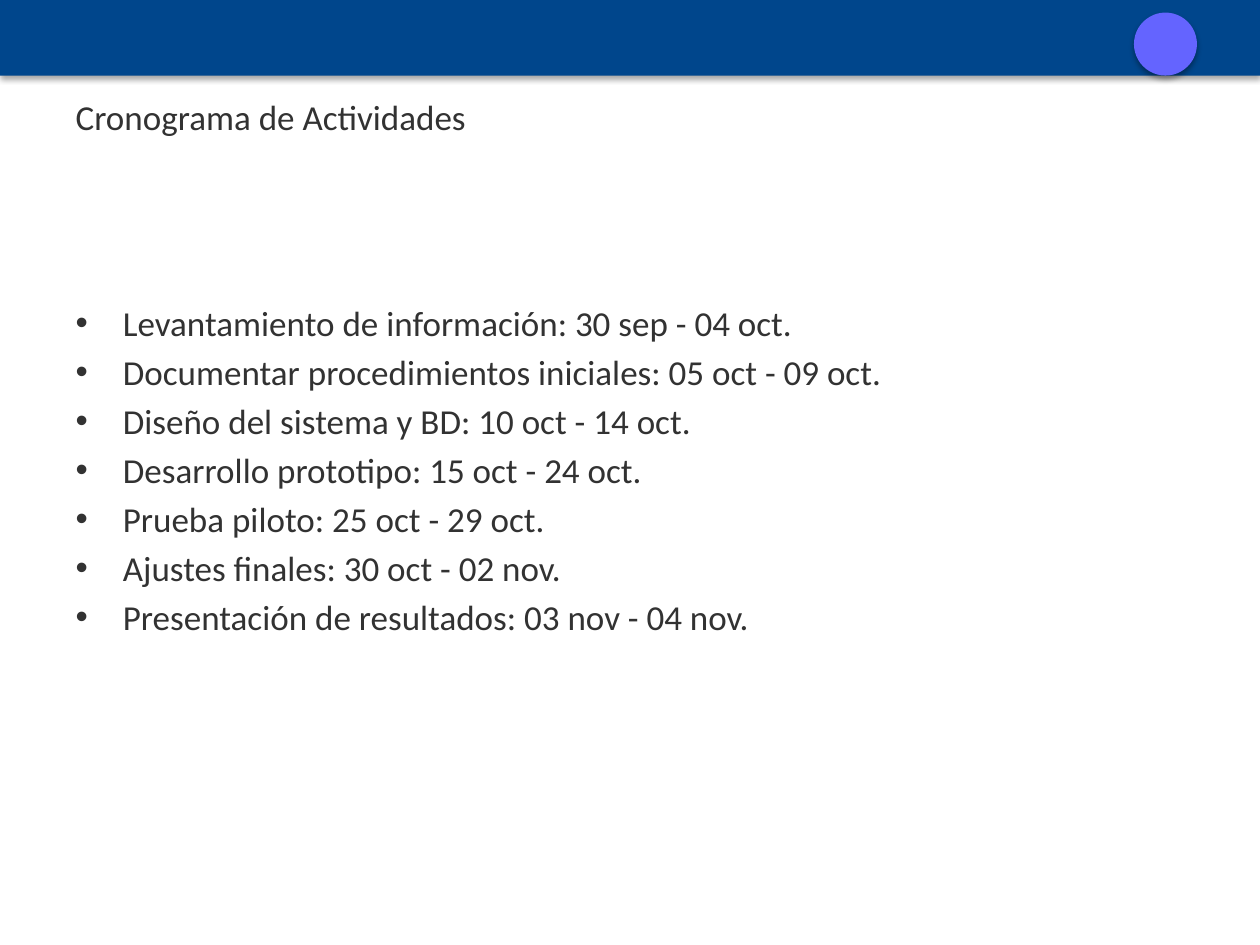
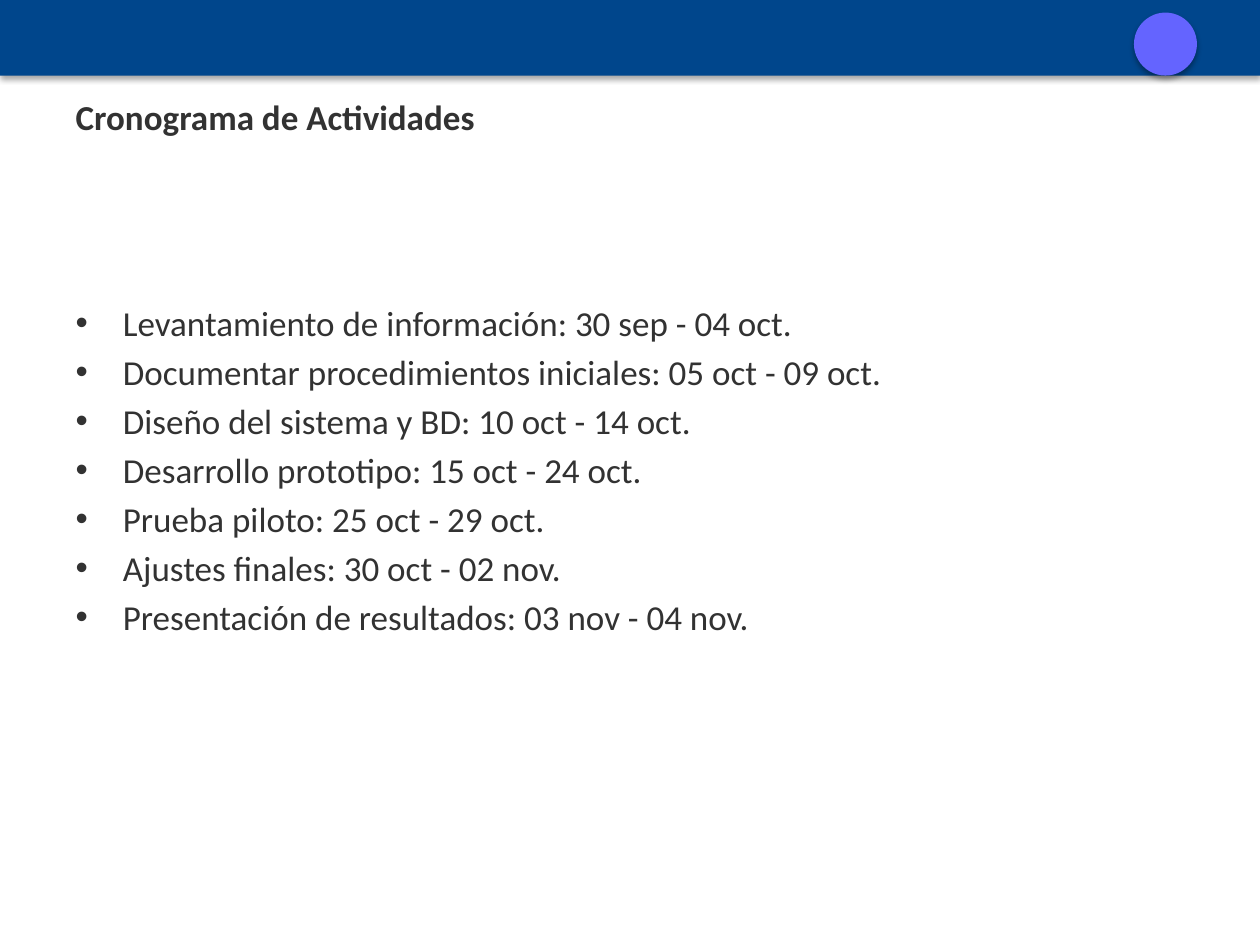
Before and after one commit to And1119/ProyectoMejora, a slide deck: slide 8 of propuesta/Presentacion_PlanMejora_TI_Empresa.pptx. Drawn at 1260x945 pixels with LibreOffice and Linux fonts; fonts in the diff are those of the drawing. Boxes give left, top, right and bottom in pixels: in the first picture for what was removed or moved away, otherwise in the second. Text is boxed around its words. In the diff, an @@ line names an element or a change of style, - is before the commit and + after.

```diff
--- a/propuesta/Presentacion_PlanMejora_TI_Empresa.pptx
+++ b/propuesta/Presentacion_PlanMejora_TI_Empresa.pptx
@@ title "Cronograma de Actividades" at [76, 105, 474, 136]: bold on @@
```
Also in this commit, not shown: 7 other slides changed.
